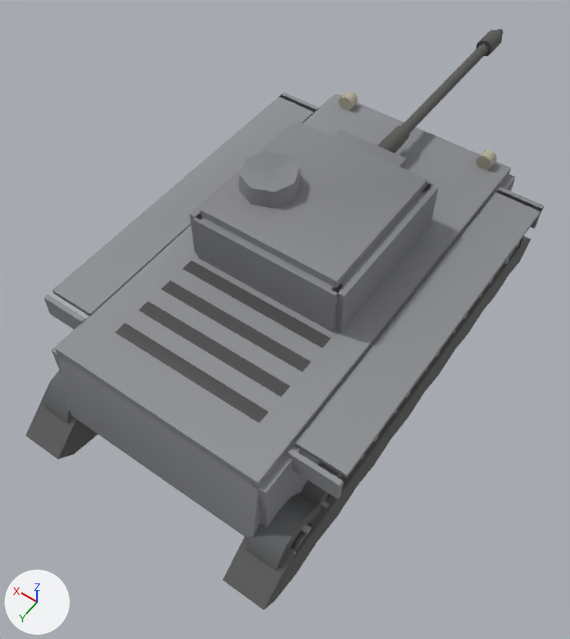
The glTF model client/assets/models/pz3.glb: old version first, new version second.
The view is the same before and after, from a 50 mm camera at (-3.56, 5.38, 8.8) aimed at (0.06, 0.31, 0.84). Lighting does not change. The marker at lower left points along +X, +Y and +Z. The older version comes first. Where no turn or scale is listed for an object, it has been applied to the vertices. Vertices at exactly the same position are counted once.

The first picture shows 'barrel', 'hullRear', 'hullSide', 'hullTop', 'mantlet', 'tracks', 'turretFront', 'turretRear', 'turretRoof', 'turretSide', 'wheel15', 'wheel7' and 2 more.
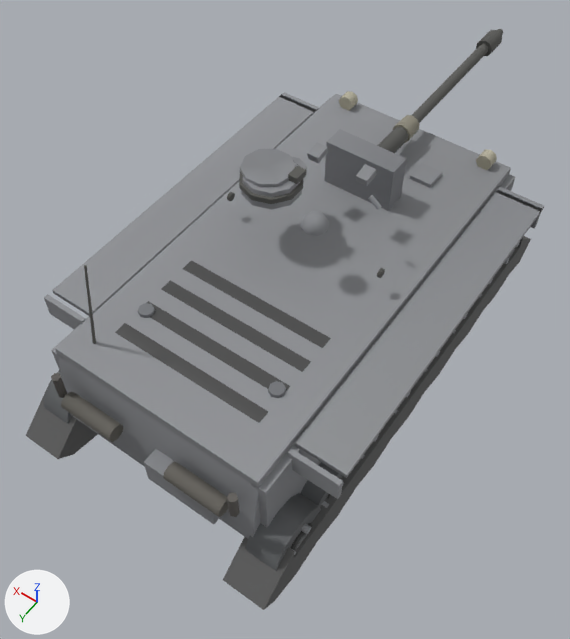
Changed parts and their boxes (x1, y1, x2, y2) in the pictures (570 x 639 px; the box of a moved part takes in the faces that stretch with it):
'turretRoof', reshaped (37% narrower, 43% shorter)
    before: (201, 122, 428, 288)
    after: (239, 142, 382, 236)
'hullRear', reshaped (51% taller)
    before: (59, 358, 260, 539)
    after: (51, 265, 260, 539)
'turretRear', no longer drawn
    before: (193, 215, 340, 332)
'turretFront', no longer drawn
    before: (422, 180, 434, 193)
part 1 of me_mesh_20, added
    after: (163, 461, 228, 517)
part 2 of me_mesh_20, added
    after: (227, 492, 240, 517)
part 3 of me_mesh_20, added
    after: (61, 391, 123, 442)
part 4 of me_mesh_20, added
    after: (51, 373, 67, 398)
part 5 of me_mesh_20, added
    after: (144, 449, 220, 524)
part 6 of me_mesh_20, added
    after: (84, 265, 96, 344)
part 7 of me_mesh_21, added
    after: (268, 381, 286, 398)
part 8 of me_mesh_21, added
    after: (138, 303, 155, 318)
part 9 of me_mesh_23, added
    after: (377, 268, 385, 278)
part 10 of me_mesh_23, added
    after: (227, 192, 235, 201)
part 11 of me_mesh_23, deleted
    before: (331, 183, 438, 333)
part 12 of me_mesh_23, deleted
    before: (190, 122, 296, 254)
part 13 of me_mesh_25, added
    after: (241, 161, 302, 210)
part 14 of me_mesh_25, added
    after: (239, 164, 303, 204)
part 15 of me_mesh_25, added
    after: (240, 149, 296, 187)
part 16 of me_mesh_25, added
    after: (288, 166, 306, 184)
part 17 of me_mesh_25, added
    after: (300, 211, 329, 236)
part 18 of me_mesh_25, added
    after: (368, 195, 382, 210)
part 19 of me_mesh_25, moved or reshaped
    before: (201, 122, 428, 288)
    after: (307, 146, 377, 186)
part 20 of me_mesh_27, added
    after: (393, 115, 420, 143)
'mantlet', unchanged, uncovered by the edit
    before: (332, 129, 407, 169)
    after: (324, 129, 407, 211)

Edits to the bpy script that builds the scene:
```text
Change me_mesh_20:
    remove me_mesh_20.from_pydata(...)  # 44 vertices, 76 faces; spans x -1.36..1.36, y 2.3..2.9, z 0.75..1.82
    add me_mesh_20.from_pydata(...)  # 156 vertices, 268 faces; spans x -1.36..1.36, y 2.3..3.08, z 0.75..3.1
    me_mesh_20 part 1: a new loose piece, an 8-sided cylinder along x spanning x -1.09..-0.37, y 2.86..3.08, z 1.3..1.52, in mat_hullrear_mat
    me_mesh_20 part 2: a new loose piece, a 6-sided cylinder along z spanning x -1.244..-1.149, y 2.895..3.005, z 1.404..1.744, in mat_hullrear_mat
    me_mesh_20 part 3: a new loose piece, an 8-sided cylinder along x spanning x 0.37..1.09, y 2.86..3.08, z 1.3..1.52, in mat_hullrear_mat
    me_mesh_20 part 4: a new loose piece, a 6-sided cylinder along z spanning x 1.149..1.244, y 2.895..3.005, z 1.404..1.744, in mat_hullrear_mat
    me_mesh_20 part 5: a new loose piece, a box spanning x -0.95..-0.03, y 2.76..3.02, z 0.9..1.28, in mat_hullrear_mat
    me_mesh_20 part 6: 12 vertices added at x 0.98..1.09, y 2.32..2.48, z 1.75..3.1
    other edits to the shape of me_mesh_20 do not show in these pictures
Change me_mesh_21:
    remove me_mesh_21.from_pydata(...)  # 40 vertices, 60 faces; spans x -1.36..1.36, y -2.75..2.75, z 1.79..1.92
    add me_mesh_21.from_pydata(...)  # 76 vertices, 124 faces; spans x -1.36..1.36, y -2.75..2.75, z 1.79..1.96
    me_mesh_21 part 7: a new loose piece, an 8-sided cut cone along z (radius 0.1 at the low end, 0.09 at the high end) spanning x -0.998..-0.798, y 1.7..1.9, z 1.895..1.955, in mat_hulltop_mat
    me_mesh_21 part 8: a new loose piece, an 8-sided cut cone along z (radius 0.1 at the low end, 0.09 at the high end) spanning x 0.798..0.998, y 1.7..1.9, z 1.895..1.955, in mat_hulltop_mat
Change me_mesh_23:
    remove me_mesh_23.from_pydata(...)  # 16 vertices, 24 faces; spans x -1.03..1.03, y -1.0..1.0, z 0.0..0.7
    add me_mesh_23.from_pydata(...)  # 36 vertices, 64 faces; spans x -1.07..1.07, y 0.19..0.31, z 0.33..0.44
    me_mesh_23 part 9: a new loose piece, an 8-sided cylinder along x spanning x -1.07..-1.03, y 0.195..0.305, z 0.33..0.44, in mat_turretside_mat
    me_mesh_23 part 10: a new loose piece, an 8-sided cylinder along x spanning x 1.03..1.07, y 0.195..0.305, z 0.33..0.44, in mat_turretside_mat
    me_mesh_23 part 11: the loose piece of 8 vertices spanning x -1.03..-0.87, y -1.0..1.0, z 0.0..0.7 is deleted
    me_mesh_23 part 12: the loose piece of 8 vertices spanning x 0.87..1.03, y -1.0..1.0, z 0.0..0.7 is deleted
Change me_mesh_25:
    remove me_mesh_25.from_pydata(...)  # 26 vertices, 44 faces; spans x -0.9..0.9, y -0.95..0.95, z 0.7..1.03
    add me_mesh_25.from_pydata(...)  # 181 vertices, 316 faces; spans x -0.73..0.85, y -0.63..0.61, z 0.8..1.1
    me_mesh_25 part 13: a new loose piece, a 10-sided cut cone along z (radius 0.36 at the low end, 0.33 at the high end) spanning x 0.13..0.82, y -0.16..0.56, z 0.8..1.02, in mat_turretroof_mat
    me_mesh_25 part 14: a new loose piece, a 10-sided cylinder along z spanning x 0.118..0.832, y -0.175..0.575, z 0.895..0.965, in mat_turretroof_mat
    me_mesh_25 part 15: a new loose piece, a 10-sided cylinder along z spanning x 0.235..0.855, y -0.128..0.468, z 1.01..1.06, in mat_turretroof_mat
    me_mesh_25 part 16: a new loose piece, a box spanning x 0.135..0.255, y 0.01..0.19, z 1.02..1.1, in mat_turretroof_mat
    me_mesh_25 part 17: a new loose piece of 41 vertices spanning x -0.44..-0.12, y 0.29..0.61, z 0.84..1.0, in mat_turretroof_mat
    me_mesh_25 part 18: a new loose piece of 14 vertices spanning x -0.73..-0.57, y -0.23..-0.17, z 0.81..0.95, in mat_turretroof_mat
    me_mesh_25 part 19: 26 vertices removed from x -0.9..0.9, y -0.95..0.95, z 0.7..1.03; 16 vertices added at x -0.41..0.41, y -0.63..-0.41, z 0.82..0.94
    other edits to the shape of me_mesh_25 do not show in these pictures
Change me_mesh_27:
    remove me_mesh_27.from_pydata(...)  # 96 vertices, 160 faces; spans x -0.12..0.12, y -3.37..0.04, z -0.12..0.12
    add me_mesh_27.from_pydata(...)  # 120 vertices, 200 faces; spans x -0.13..0.13, y -3.37..0.04, z -0.14..0.14
    me_mesh_27 part 20: the loose piece of 24 vertices spanning x -0.11..0.11, y -0.51..0.04, z -0.12..0.12 is copied, and the copy is scaled about its middle by (1.15, 0.473, 1.15), then moved by (0.0, -0.38, 0.0); it spans x -0.13..0.13, y -0.75..-0.49, z -0.14..0.14
Change ob_turretfront:
    ob_turretfront: bpy.data.objects.new('turretFront', me_mesh_22) -> bpy.data.objects.new('turretFront', None)
Change ob_turretrear:
    ob_turretrear: bpy.data.objects.new('turretRear', me_mesh_24) -> bpy.data.objects.new('turretRear', None)
```
